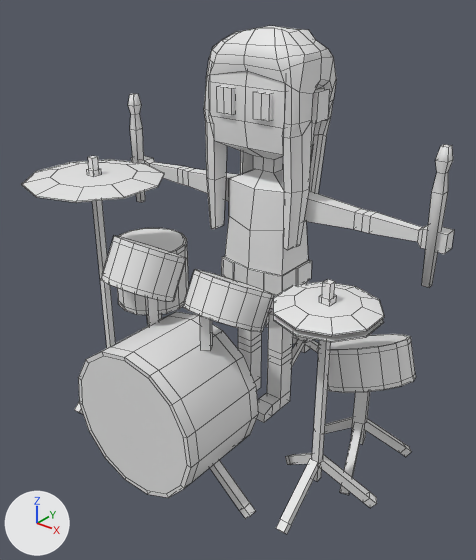
An edit to the FBX model Hussy Hicks - I am not a dog/Assets/3 - I Am Not A Dog/Models/Hussy Hicks Ending/Ali Ending.fbx, drawn before and after from the same camera.
Camera for both pictures: a 50 mm camera at (1.44, -1.98, 1.76) aimed at (0.0, -0.19, 0.65). Every picture has the same lights, and +X, +Y and +Z are marked at lower left. Mesh edges are drawn as thin lines.

The first picture shows 'Ali', 'Cube', 'Cube.001', 'Drum Kit'.
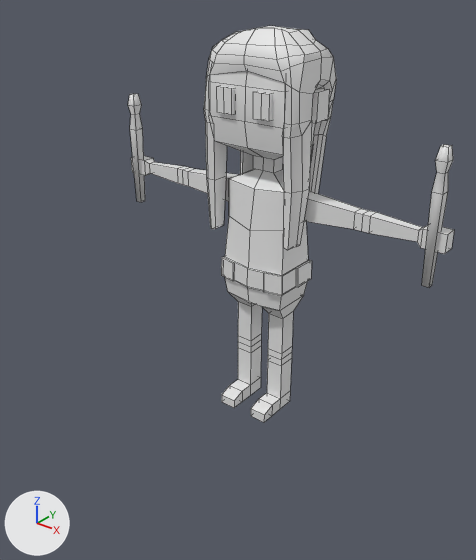
What differs and where, as boxes (x1, y1, x2, y2) in the pictures (476 x 560 px):
```json
{"object": "Drum Kit", "change": "deleted", "before": [22, 156, 416, 534]}
```

Scene script edits in JSON lines:
```json
{"op": "remove", "block": "ob_drum_kit", "code": ["ob_drum_kit = bpy.data.objects.new('Drum Kit', me_circle_004)", "ob_drum_kit.location = (0.0, -0.596, 0.308)"]}
```
